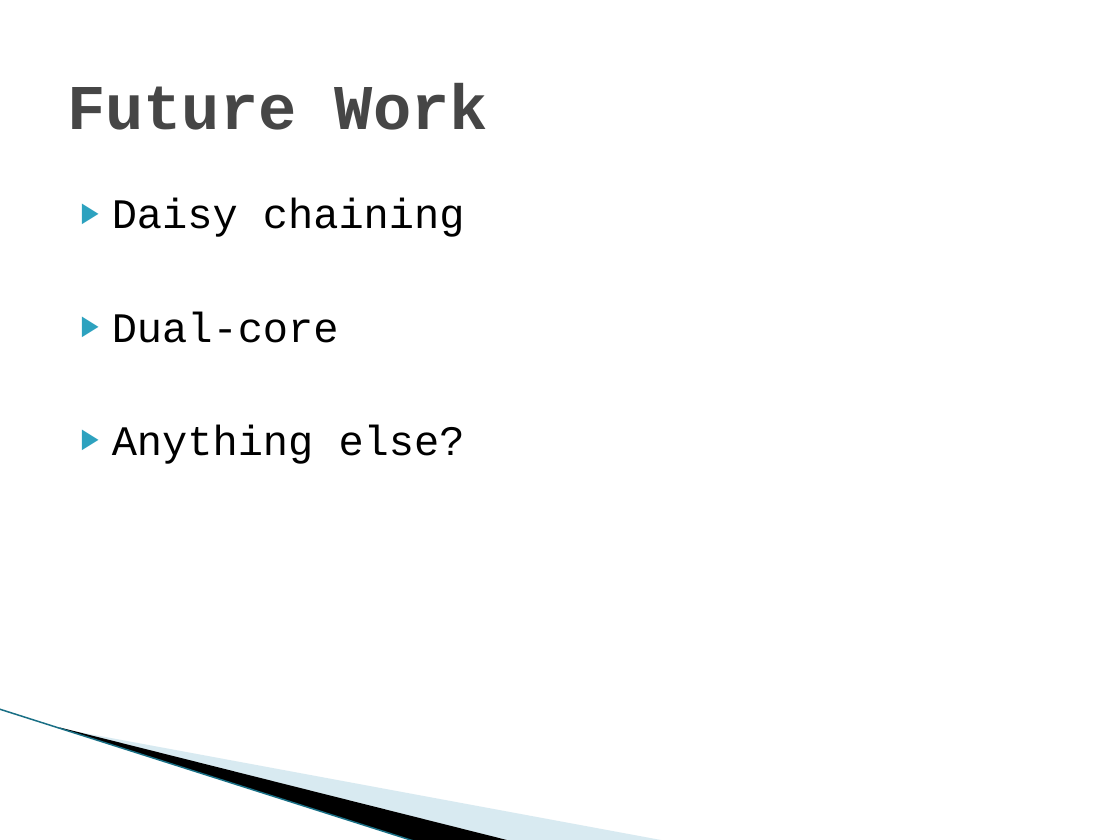
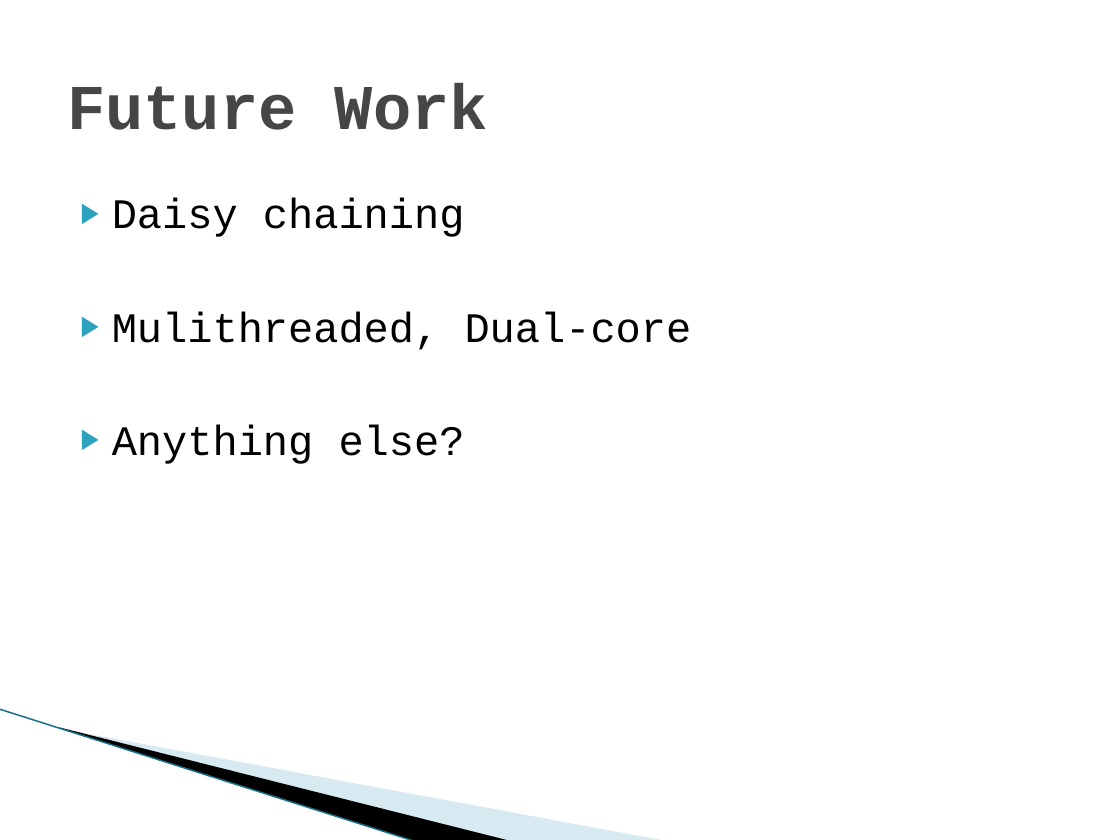
Before and after one commit to nz-Mark-Y/Object-Detection-SoC, a slide deck: slide 10 of documentation/Phase 3.pptx (slide 9 before the commit). Drawn at 1120x840 pixels with LibreOffice and Linux fonts; fonts in the diff are those of the drawing; background and template pictures are left out. Boxes give left, top, right and bottom in pixels: in the first picture for what was removed or moved away, otherwise in the second. Text is boxed around its words. In the diff, an @@ line names an element or a change of style, - is before the commit and + after.

Commit message:
pptx updates

```diff
--- a/documentation/Phase 3.pptx
+++ b/documentation/Phase 3.pptx
@@ text at <box>112,311,692,350</box>: text changed @@
-▶ Dual-core
+▶ Mulithreaded, Dual-core
```
Also in this commit, not shown: 6 other slides changed, 1 slide added, 2 slides removed.
